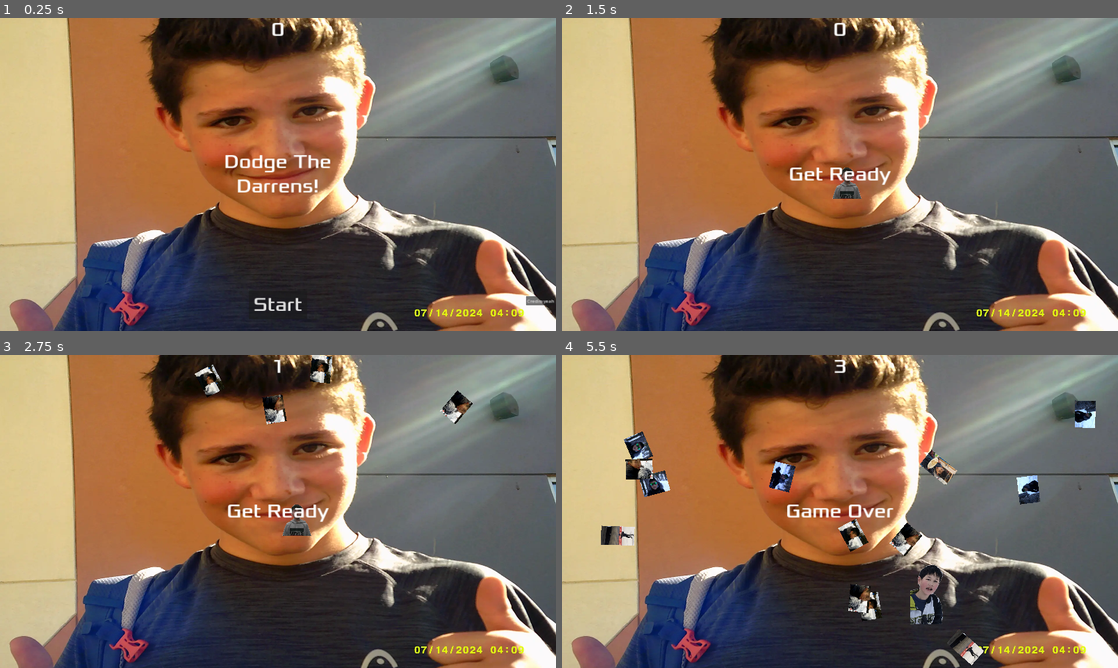
Above: before the commit, frames 1-4 (two rows, left to right).
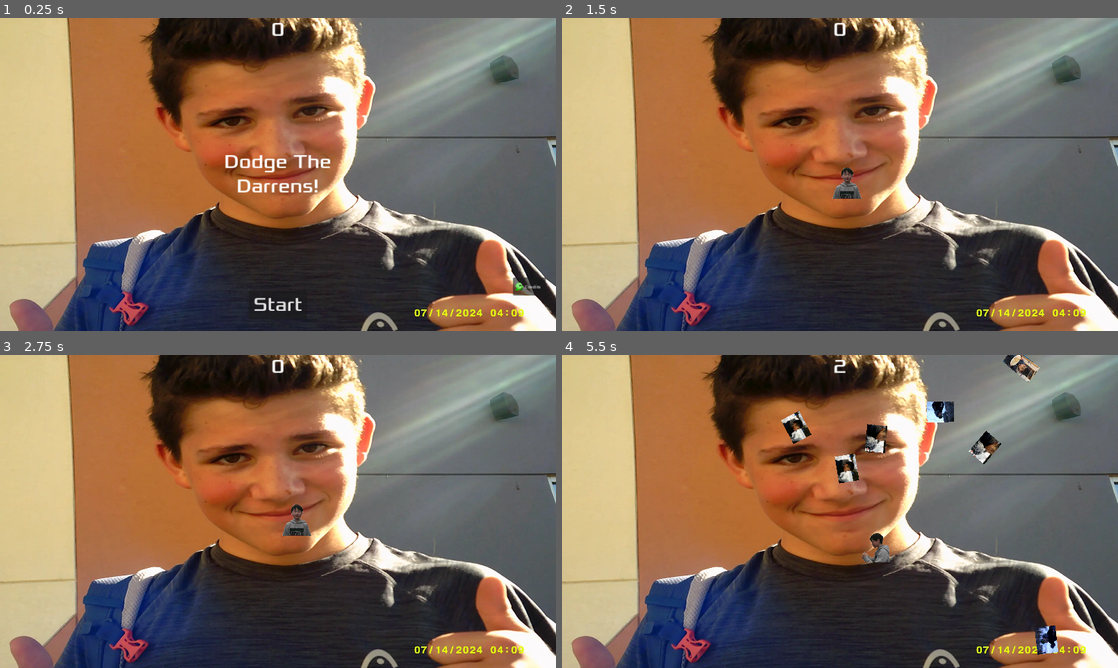
Above: after the commit, the same moments.

Repository: DodgeTheDarins/Dodge-The-Darins
Game: Godot game, scene res://main.tscn
Two runs of this game, one before a commit and one after it. Both use one fixed random seed, a clock stepped at 60 frames per second and the inputs below.
Inputs:
- Up to frame 1 (0.25 s): no input
- Up to frame 2 (1.5 s): click "Creditsyeah" (after the commit: "Credits") at 0.5 s; click "Start" at 1.25 s
- Up to frame 3 (2.75 s): hold Right (move_right) from 2.03 s (still down); hold A (a) from 2.03 s (still down); tap D (d) at 2.3 s
- Up to frame 4 (5.5 s): release Right (move_right) at 2.78 s; release A (a) at 2.78 s; hold Down (move_down) 2.78-3.53 s; tap D (d) at 2.85, 5.3 s; tap S (s) at 3.05 s; hold Right (move_right) 3.53-4.28 s; hold S (s) 3.53-4.28 s; tap W (w) at 3.8, 4.35 s; hold Up (move_up) 4.28-5.03 s; tap A (a) at 4.55 s; hold Left (move_left) from 5.03 s (still down); hold A (a) from 5.03 s (still down)

The runs differ from the first frame. In frame 1, 0.3% of the frame differs, in the area x 92-100%, y 82-92%; in frame 2, 0.4%; in frame 3, 1.6%; in frame 4, 7.4%, in the area x 7-96%, y 0-100%.

Commit message:
Equalized volume

Diff:
--- a/hud.gd
+++ b/hud.gd
@@ -8,6 +8,9 @@
 	$MessageLabel.show()
 	$MessageTimer.start()
 
+func show_message_notimer(text):
+	$MessageLabel.text = text
+	$MessageLabel.show()
 
 func show_game_over():
 	show_message("Game Over")
@@ -27,7 +30,7 @@
 	start_game.emit()
 
 func _on_credits_pressed() -> void:
-	show_message("Made by Jeremy and Eric")
+	show_message_notimer("Made by Jeremy and Eric")
 	jeremy.emit()
 
 func _on_message_timer_timeout() -> void:
--- a/hud.tscn
+++ b/hud.tscn
@@ -1,7 +1,8 @@
-[gd_scene load_steps=5 format=3 uid="uid://c1knb00ax4r0"]
+[gd_scene load_steps=6 format=3 uid="uid://c1knb00ax4r0"]
 
 [ext_resource type="Script" path="res://hud.gd" id="1_ba82m"]
 [ext_resource type="FontFile" uid="uid://c4bwmdlkrseru" path="res://fonts/Xolonium-Regular.ttf" id="1_xlugh"]
+[ext_resource type="Texture2D" uid="uid://btm5ooxijn37l" path="res://art/kirby.png" id="3_hy85v"]
 
 [sub_resource type="InputEventAction" id="InputEventAction_kqnfn"]
 action = &"start_game"
@@ -65,17 +66,19 @@
 text = "Start"
 
 [node name="MessageTimer" type="Timer" parent="."]
-wait_time = 2.0
+wait_time = 0.001
 one_shot = true
 
 [node name="Credits" type="Button" parent="."]
-offset_left = 1816.0
-offset_top = 960.0
-offset_right = 1824.0
-offset_bottom = 968.0
+offset_left = 1772.0
+offset_top = 896.0
+offset_right = 1885.0
+offset_bottom = 957.0
 shortcut_feedback = false
 shortcut_in_tooltip = false
-text = "Creditsyeah"
+text = "Credits"
+icon = ExtResource("3_hy85v")
+alignment = 0
 
 [connection signal="jeremy" from="." to="." method="play_jeremy"]
 [connection signal="start_game" from="." to="." method="new_game"]
--- a/main.tscn
+++ b/main.tscn
@@ -47,7 +47,7 @@
 [node name="ScoreTimer" type="Timer" parent="."]
 
 [node name="StartTimer" type="Timer" parent="."]
-wait_time = 0.001
+wait_time = 2.0
 one_shot = true
 
 [node name="StartPosition" type="Marker2D" parent="."]
@@ -75,9 +75,11 @@
 
 [node name="Shrimp" type="AudioStreamPlayer2D" parent="Music"]
 stream = ExtResource("10_wraj0")
+volume_db = -4.193
 
 [node name="Music3" type="AudioStreamPlayer2D" parent="Music"]
 stream = ExtResource("9_ghnxu")
+volume_db = 2.0
 
 [node name="Music2" type="AudioStreamPlayer2D" parent="Music"]
 stream = ExtResource("8_uuyan")
